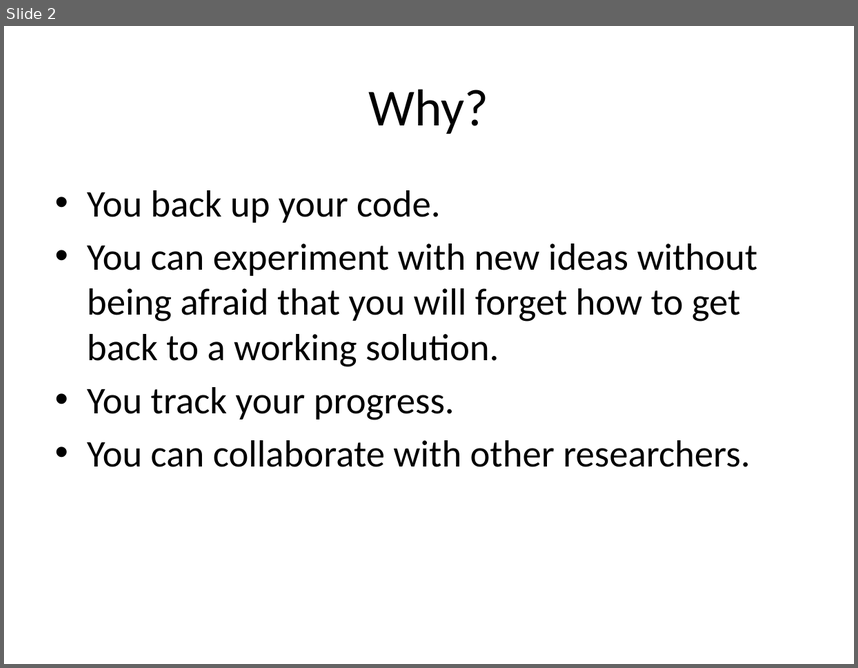
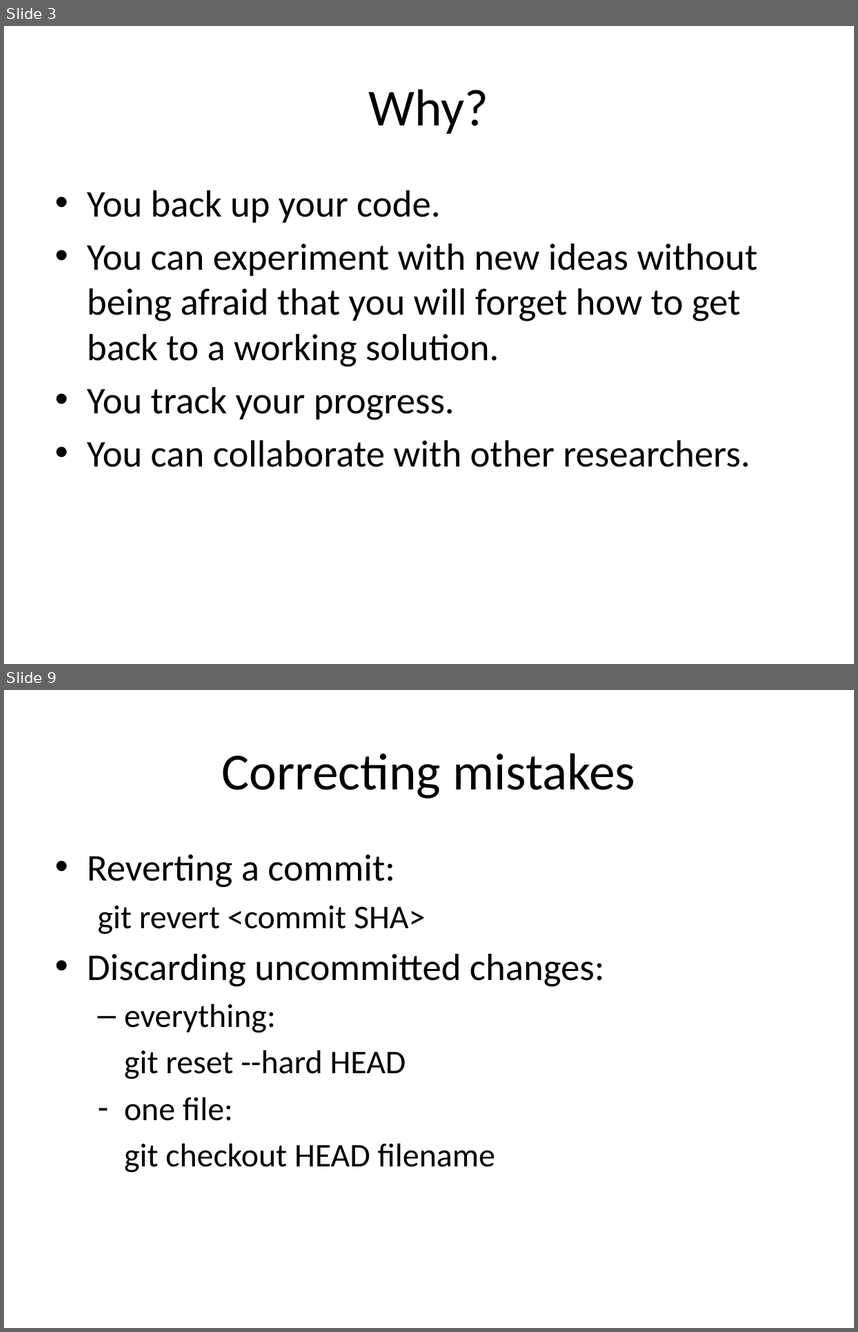
Before and after one commit to mikehulluk/IntroductionToResearchComputing, a slide deck: Wk5/Source Code Version Control Using Git.pptx. Shown one above the other, each under a label of ours: slide 2 before the commit, slides 3 and 9 after it; the slides between them are not shown. The pictures are 858x668 and 858x1332 pixels, drawn with LibreOffice and Linux fonts; fonts in the diff are those of the drawing. Boxes give left, top, right and bottom in pixels: in the first picture for what was removed or moved away, otherwise in the second. Text is boxed around its words. In the diff, an @@ line names an element or a change of style, - is before the commit and + after.

```diff
--- a/Wk5/Source Code Version Control Using Git.pptx
+++ b/Wk5/Source Code Version Control Using Git.pptx
@@ slide 9 added at (x1=4, y1=690, x2=854, y2=1328), background #FFFFFF @@
@@ title added at (x1=222, y1=753, x2=635, y2=798), 44 pt, text #000000 @@
+Correcting mistakes
@@ text added at (x1=87, y1=854, x2=604, y2=1172), 28 pt, text #000000 @@
+• Reverting a commit:
+  git revert <commit SHA>
+• Discarding uncommitted changes:
+  – everything:
+  git reset --hard HEAD
+  – one file:
+  git checkout HEAD filename
@@ what was slide 2 is now slide 3 @@
```
Also in this commit, not shown: 6 slides changed, 8 other slides added, 1 slide removed.
